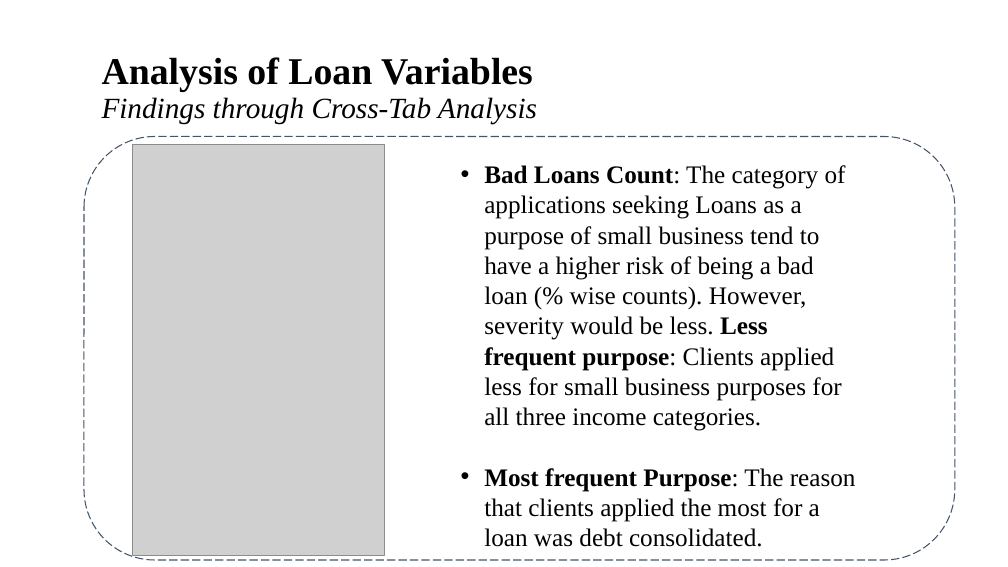
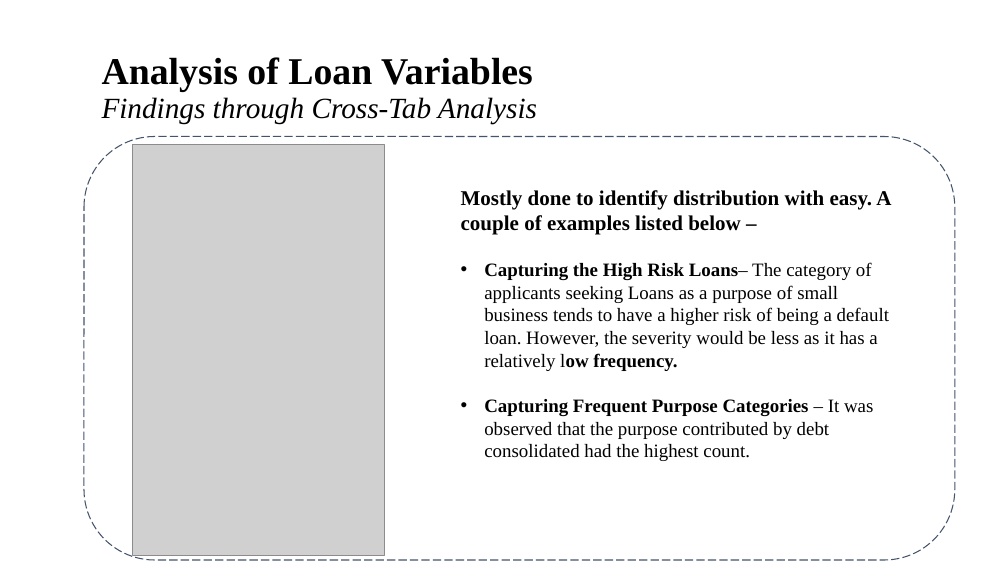
Before and after one commit to brijesh1100/P2-Gramener-Case-Study, a slide deck: slide 16 of Gramener_Case_Study_Presentation_SS.pptx. Drawn at 1008x567 pixels with LibreOffice and Linux fonts; fonts in the diff are those of the drawing; grey boxes stand for pictures; background and template pictures are left out. Boxes give left, top, right and bottom in pixels: in the first picture for what was removed or moved away, otherwise in the second. Text is boxed around its words. In the diff, an @@ line names an element or a change of style, - is before the commit and + after.

```diff
--- a/Gramener_Case_Study_Presentation_SS.pptx
+++ b/Gramener_Case_Study_Presentation_SS.pptx
@@ text at (461,190,891,461): text changed; size 24 to 18 pt @@
-• Bad Loans Count: The category of applications seeking Loans as a purpose of small business tend to have a higher risk of being a bad loan (% wise counts). However, severity would be less. Less frequent purpose: Clients applied less for small business purposes for all three income categories.
-• Most frequent Purpose: The reason that clients applied the most for a loan was debt consolidated.
+Mostly done to identify distribution with easy. A couple of examples listed below –
+• Capturing the High Risk Loans– The category of applicants seeking Loans as a purpose of small business tends to have a higher risk of being a default loan. However, the severity would be less as it has a relatively low frequency.
+• Capturing Frequent Purpose Categories – It was observed that the purpose contributed by debt consolidated had the highest count.
```
Also in this commit, not shown: 4 other slides changed.
